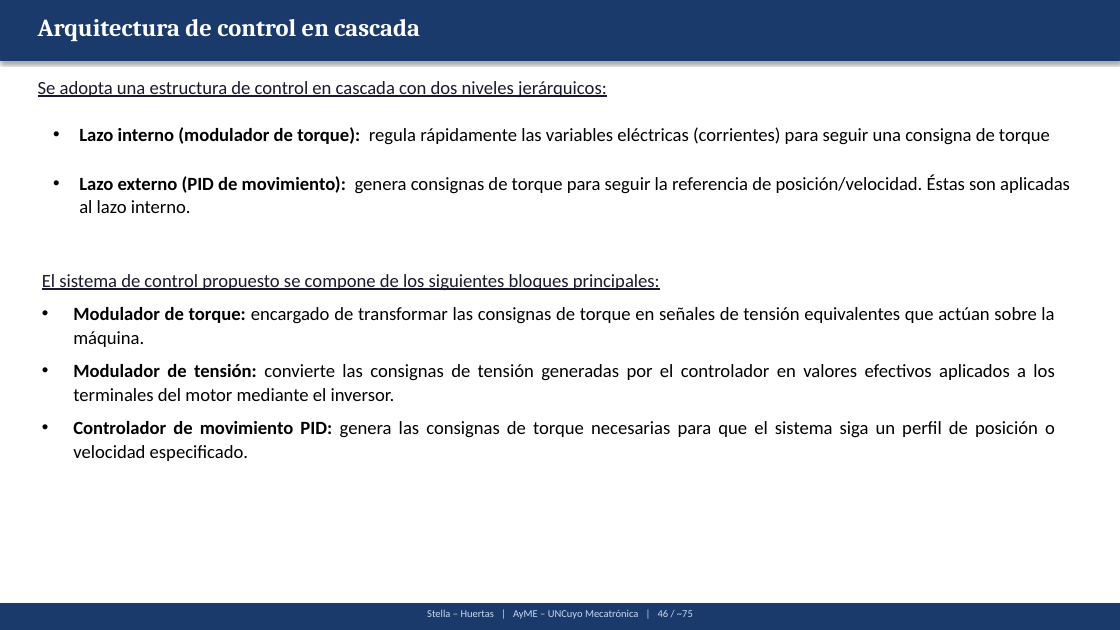
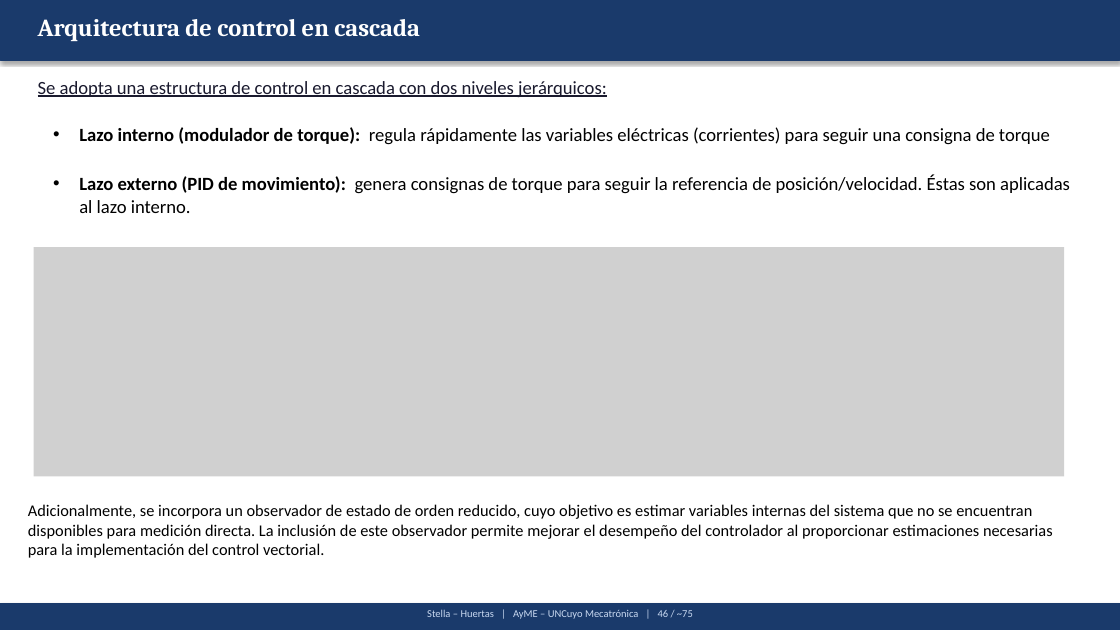
Before and after one commit to Juan-Stella/Automatica-y-maquinas-electricas-final, a slide deck: slide 60 of Presentación/AyME_Stella_Huertas_Presentacion1.pptx. Drawn at 1120x630 pixels with LibreOffice and Linux fonts; fonts in the diff are those of the drawing; grey boxes stand for pictures. Boxes give left, top, right and bottom in pixels: in the first picture for what was removed or moved away, otherwise in the second. Text is boxed around its words. In the diff, an @@ line names an element or a change of style, - is before the commit and + after.

```diff
--- a/Presentación/AyME_Stella_Huertas_Presentacion1.pptx
+++ b/Presentación/AyME_Stella_Huertas_Presentacion1.pptx
@@ picture added at (x1=34, y1=247, x2=1065, y2=476) @@
@@ text removed at (x1=42, y1=274, x2=1055, y2=461) @@
-El sistema de control propuesto se compone de los siguientes bloques principales:
-• Modulador de torque: encargado de transformar las consignas de torque en señales de tensión equivalentes que actúan sobre la máquina.
-• Modulador de tensión: convierte las consignas de tensión generadas por el controlador en valores efectivos aplicados a los terminales del motor mediante el inversor.
-• Controlador de movimiento PID: genera las consignas de torque necesarias para que el sistema siga un perfil de posición o velocidad especificado.
@@ text added at (x1=28, y1=504, x2=1053, y2=558), 14 pt, text #000000 @@
+Adicionalmente, se incorpora un observador de estado de orden reducido, cuyo objetivo es estimar variables internas del sistema que no se encuentran disponibles para medición directa. La inclusión de este observador permite mejorar el desempeño del controlador al proporcionar estimaciones necesarias para la implementación del control vectorial.
```
Also in this commit, not shown: 9 other slides changed, 6 other files.
